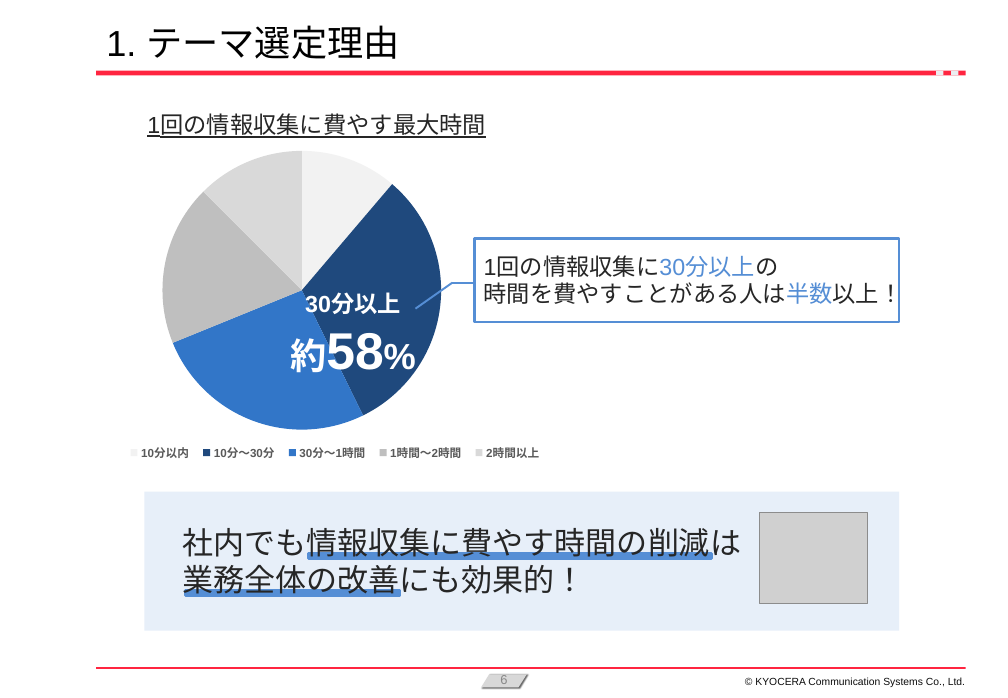
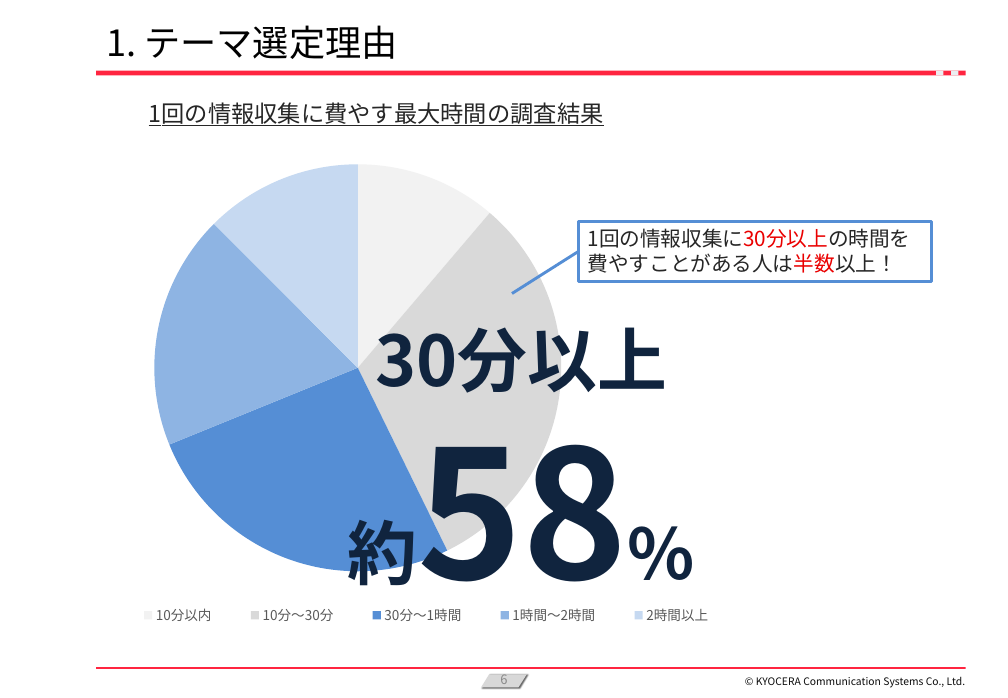
Before and after one commit to KanataOsako/SCSA, a slide deck: slide 6 of src/研究レポート/業務改善【大迫かなた】2024年予選会資料.pptx. Drawn at 1008x698 pixels with LibreOffice and Linux fonts; fonts in the diff are those of the drawing; grey boxes stand for pictures; background and template pictures are left out. Boxes give left, top, right and bottom in pixels: in the first picture for what was removed or moved away, otherwise in the second. Text is boxed around its words. In the diff, an @@ line names an element or a change of style, - is before the commit and + after.

```diff
--- a/src/研究レポート/業務改善【大迫かなた】2024年予選会資料.pptx
+++ b/src/研究レポート/業務改善【大迫かなた】2024年予選会資料.pptx
@@ title "1. テーマ選定理由" at [106,25,398,59]: font Arial to Noto Sans CJK JP @@
@@ pie chart at [97,100,946,641] @@
@@ colours of single points changed @@
@@ legend changed @@
@@ plot area changed @@
@@ lettering changed @@
@@ pie chart: place and size @@
-pie chart at [97,100,672,471]
+pie chart at [97,100,946,641]
@@ text removed at [147,114,486,138] @@
-1回の情報収集に費やす最大時間
@@ text added at [149,102,604,126], 18 pt, text #262626, underline @@
+1回の情報収集に費やす最大時間の調査結果
@@ rectangle removed at [475,238,899,322] @@
@@ rectangle "1回の情報収集に30分以上の時間を": place and size @@
-rectangle "1回の情報収集に30分以上の時間を" at [484,256,903,309]
+rectangle "1回の情報収集に30分以上の時間を" at [579,222,933,281]
@@ rectangle "1回の情報収集に30分以上の時間を" at [579,222,933,281]: outline none to #558ED5 2.25 pt @@
@@ text in rectangle at [588,228,911,273]: text changed; size 18 to 16 pt; font Arial to Noto Sans CJK JP @@
-1回の情報収集に30分以上の
-時間を費やすことがある人は半数以上！
+1回の情報収集に30分以上の時間を
+費やすことがある人は半数以上！
@@ line added from (512, 293) to (579, 251), #558ED5 2.25 pt @@
@@ line removed from (416, 309) to (452, 283) @@
@@ line removed from (451, 283) to (474, 283) @@
@@ text "30分以上": place and size @@
-text "30分以上" at [290,294,401,379]
+text "30分以上" at [347,327,667,596]
@@ text "30分以上" at [347,327,667,596]: size 18 to 54 pt in "30分以上"; font Arial to Noto Sans CJK JP, text colour #FFFFFF to #0F243E; size 28 to 54 pt, size 40 to 138 pt in "約58%" @@
@@ group removed at [144,491,899,630]: 3 rectangles, 1 text @@
-社内でも情報収集に費やす時間の削減は業務全体の改善にも効果的！
@@ picture removed at [759,513,868,603] @@
@@ text "© KYOCERA Communication Systems Co., ..." at [756,677,965,688]: font Arial to Noto Sans CJK JP @@
```
Also in this commit, not shown: 22 other slides changed, 23 slides added, 6 slides removed, 2 other files.
